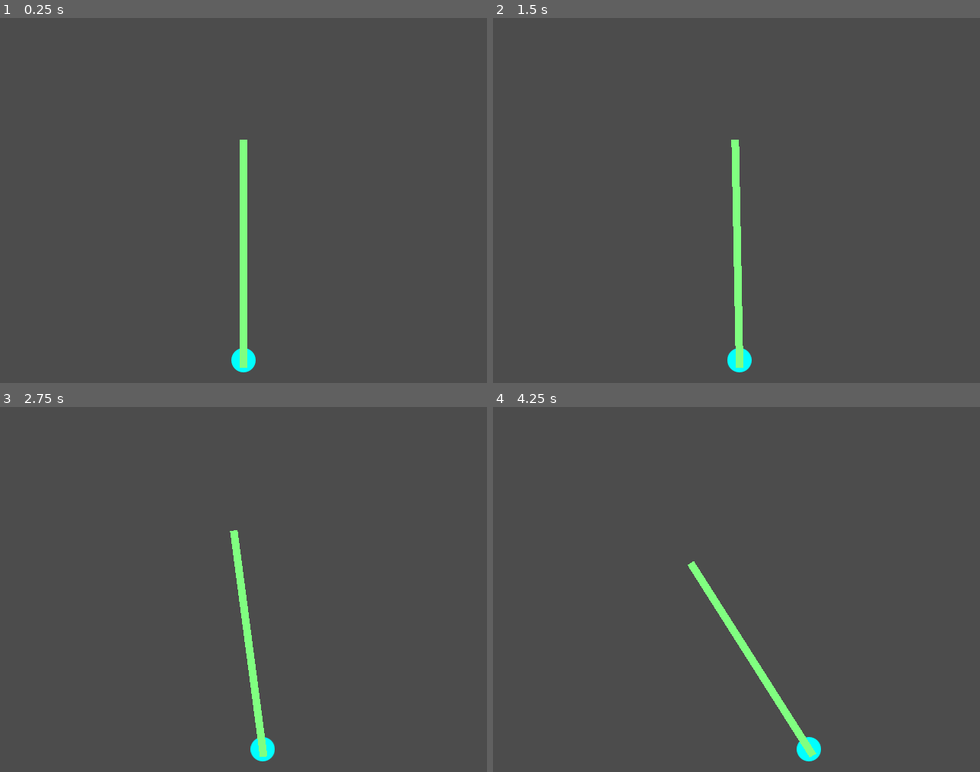
Above: before the commit, frames 1-4 (two rows, left to right).
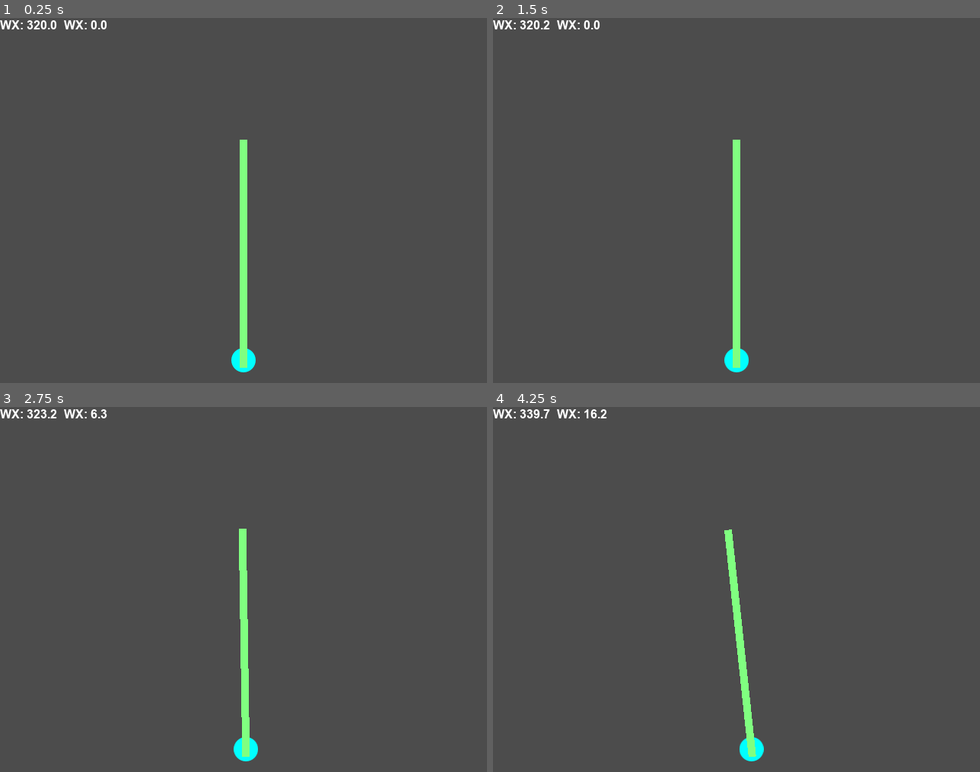
Above: after the commit, the same moments.

Repository: vivisuke/InvPendulum
Game: Godot game, scene res://MainScene.tscn
The game is run twice, just before and just after one commit, with the same random seed, the same clock (stepped at 60 frames per second) and the same inputs. The engine's default icon, where the game draws it, is replaced by a stand-in: a white triangle on a blue panel in a dark square.
Inputs:
- Up to frame 1 (0.25 s): no input
- Up to frame 2 (1.5 s): no input
- Up to frame 3 (2.75 s): no input
- Up to frame 4 (4.25 s): no input

The runs differ from the first frame. In frame 1, 0.3% of the frame differs, in the area x 0-22%, y 0-4%; in frame 2, 0.7%; in frame 3, 1.9%; in frame 4, 2.5%, in the area x 0-68%, y 0-98%.

Commit message:
0003 ◎ C 09/13 09/13 0.001│ToDo│ホイールX位置・速度表示

Diff:
--- a/InvPendulum/MainScene.gd
+++ b/InvPendulum/MainScene.gd
@@ -1,5 +1,6 @@
 extends Node2D
 
+var wheelX = 320.0
 var wheelVelocity = 0.0
 var barAngle = 90.0
 var angularVelocity = 0.0
@@ -8,6 +9,10 @@
 	pass # Replace with function body.
 
 func _physics_process(delta):
+	wheelVelocity = ($Wheel.position.x - wheelX) / delta
+	$WheelXLabel.text = "WX: %.1f" % $Wheel.position.x
+	$WheelVLabel.text = "WX: %.1f" % wheelVelocity
+	wheelX = $Wheel.position.x
 	if wheelVelocity == 0.0 && barAngle == 90.0 && angularVelocity == 0.0:
 		$Wheel.add_central_force(Vector2(10, 0)*delta)
 	pass
--- a/InvPendulum/MainScene.tscn
+++ b/InvPendulum/MainScene.tscn
@@ -1,8 +1,9 @@
-[gd_scene load_steps=7 format=2]
+[gd_scene load_steps=9 format=2]
 
 [ext_resource path="res://images/circle32.png" type="Texture" id=1]
 [ext_resource path="res://icon.png" type="Texture" id=2]
 [ext_resource path="res://MainScene.gd" type="Script" id=3]
+[ext_resource path="res://fonts/arialbd.ttf" type="DynamicFontData" id=4]
 
 [sub_resource type="CircleShape2D" id=1]
 radius = 16.0352
@@ -12,6 +13,9 @@
 
 [sub_resource type="RectangleShape2D" id=3]
 extents = Vector2( 150, 5 )
+
+[sub_resource type="DynamicFont" id=4]
+font_data = ExtResource( 4 )
 
 [node name="MainScene" type="Node2D"]
 script = ExtResource( 3 )
@@ -71,3 +75,22 @@
 position = Vector2( 320, 450 )
 node_a = NodePath("../Wheel")
 node_b = NodePath("../Bar")
+
+[node name="WheelXLabel" type="Label" parent="."]
+margin_right = 73.0
+margin_bottom = 14.0
+custom_fonts/font = SubResource( 4 )
+text = "WX: 320"
+__meta__ = {
+"_edit_use_anchors_": false
+}
+
+[node name="WheelVLabel" type="Label" parent="."]
+margin_left = 84.0
+margin_right = 157.0
+margin_bottom = 19.0
+custom_fonts/font = SubResource( 4 )
+text = "WV: 320"
+__meta__ = {
+"_edit_use_anchors_": false
+}
Binary file added: InvPendulum/fonts/FlopDesignFONT.otf
Binary file added: InvPendulum/fonts/Hokjesgeest-PDGB.ttf
Binary file added: InvPendulum/fonts/arial.ttf
Binary file added: InvPendulum/fonts/arialbd.ttf
Binary file added: InvPendulum/fonts/smartFontUI.otf
Not shown, changed: InvPendulum.spr
